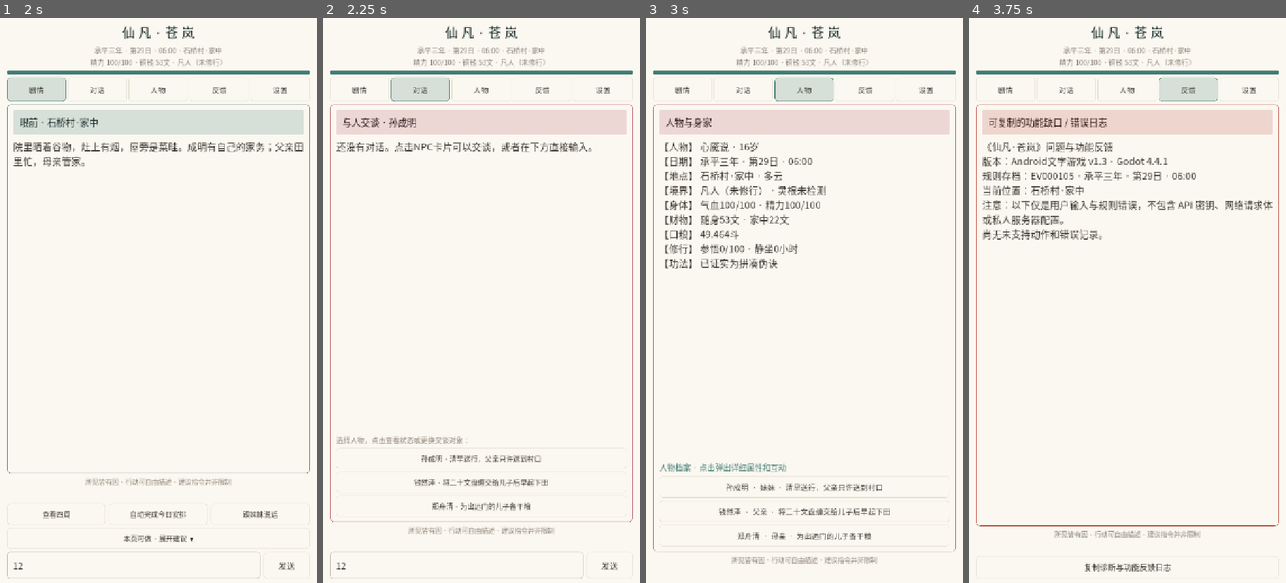
Above: before the commit, frames 1-4 (left to right).
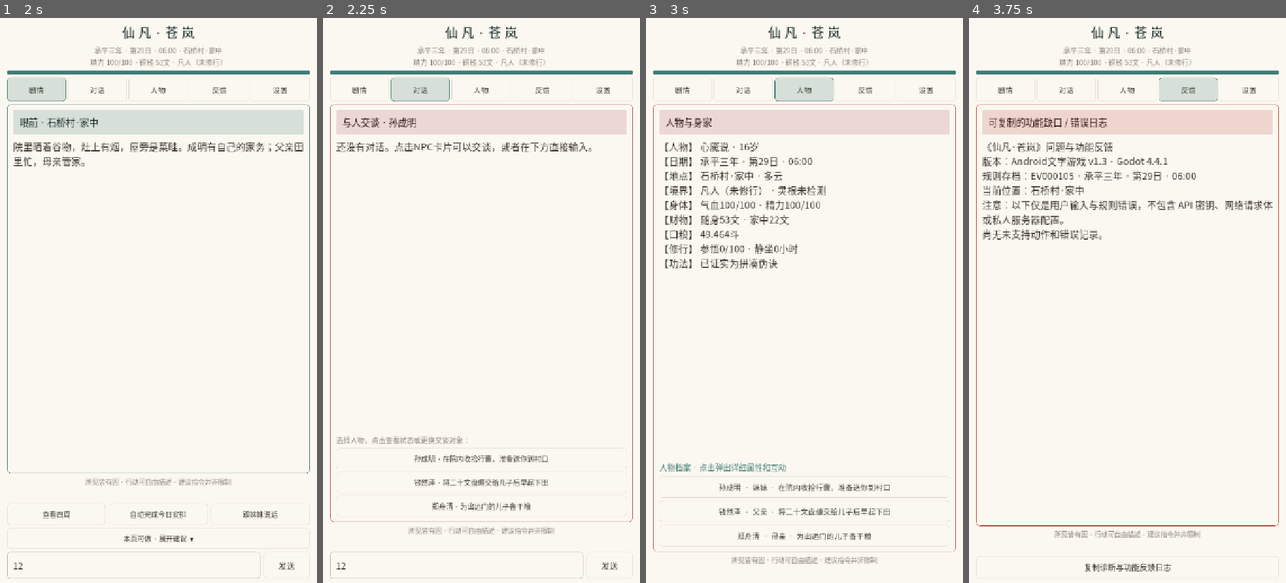
Above: after the commit, the same moments.

Repository: 160701541-cell/xinyanshuo
Game: Godot game, scene res://main.tscn
Two runs of this game, one before a commit and one after it. Both use one fixed random seed, a clock stepped at 60 frames per second and the inputs below.
Inputs (mouse positions are in pixels of both pictures, inside the frame that each line leads up to):
- Up to frame 1 (2 s): click (133, 566) at 0.52 s; type "12" at 0.6 s; click "剧情" at 1.25 s
- Up to frame 2 (2.25 s): click "对话" at 2 s
- Up to frame 3 (3 s): click "人物" at 2.75 s
- Up to frame 4 (3.75 s): click "反馈" at 3.5 s

Frame 1 is identical in both runs. In frame 2, 0.3% of the frame differs, in the area x 28-71%, y 77-79%; in frame 3, 0.4%, in the area x 23-77%, y 82-84%; in frame 4, nothing differs.

Commit message:
fix(xianfan): align NPC initial activity with location and prepare AI source tagging

Diff:
--- a/projects/xianfan-living-world/android-text/scripts/world.gd
+++ b/projects/xianfan-living-world/android-text/scripts/world.gd
@@ -75,7 +75,7 @@
     data["fishing_last_check"] = 40800
     data["npc"]["孙成明"]["learning"] = 16
     data["npc"]["孙成明"]["agreed"] = true
-    data["npc"]["孙成明"]["activity"] = "清早送行，父亲只许送到村口"
+    data["npc"]["孙成明"]["activity"] = "在院内收拾行囊，准备送你到村口"
     data["npc"]["钱然泽"]["activity"] = "将二十文盘缠交给儿子后早起下田"
     data["npc"]["郑舟清"]["activity"] = "为出远门的儿子备干粮"
     data["journey"] = {"stage": "未动身", "lodging_nights": 0, "tested": false, "goal": "青云山门测灵台", "fee": 30}
@@ -213,7 +213,7 @@
 func note_api_failure(action: String, reason: String) -> void:
     _record_feedback(action, reason, "AI_API_FAILED")
 
-func record_ai_dialogue(person: String, player_text: String, reply: String) -> String:
+func record_ai_dialogue(person: String, player_text: String, reply: String, engine: String="api") -> String:
     if not data["npc"].has(person): return "NPC不存在，无法进行对话。"
     var npc: Dictionary = data["npc"][person]
     if str(npc.get("place","")) != str(data["place"]):
